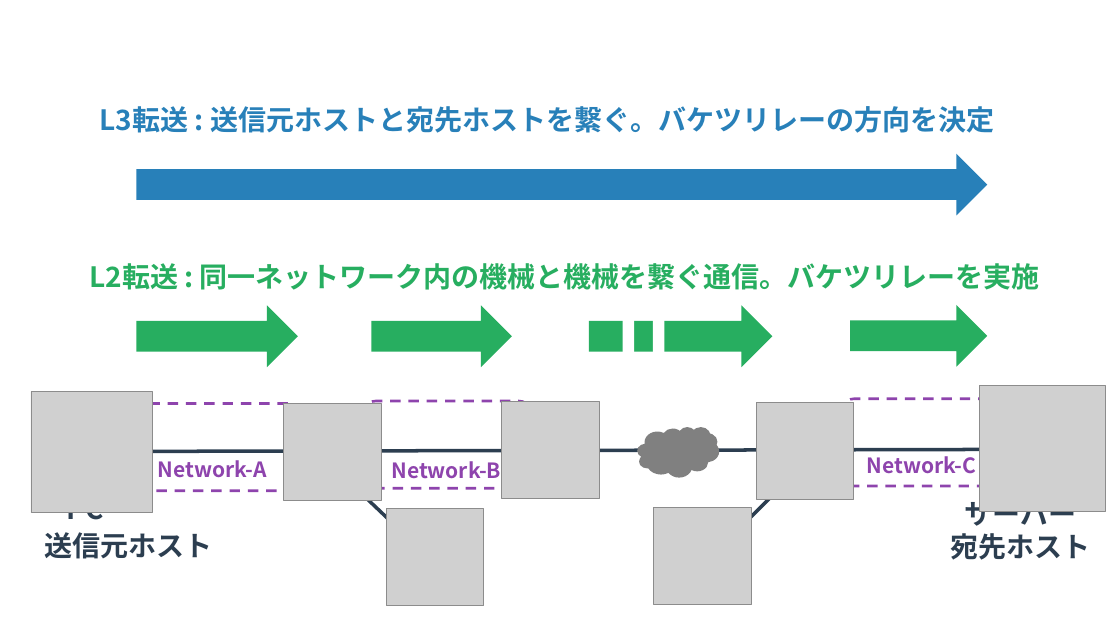
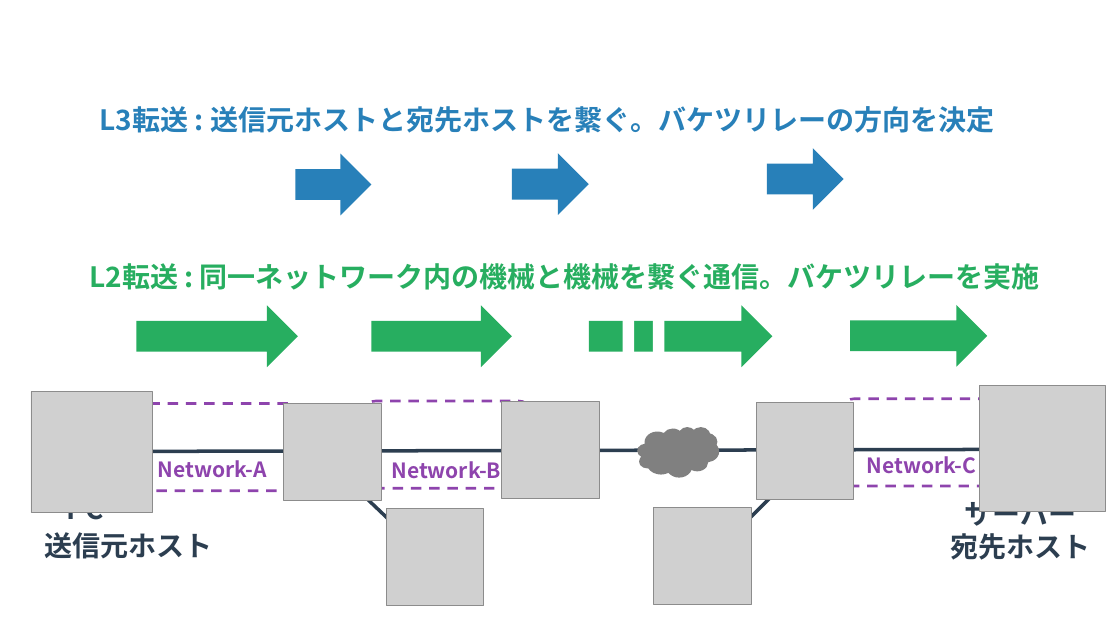
Before and after one commit to yuichi110/www.yuichi.com-network, a slide deck: slide 1 of slides/0025.pptx. Drawn at 1120x630 pixels with LibreOffice and Linux fonts; fonts in the diff are those of the drawing; grey boxes stand for pictures. Boxes give left, top, right and bottom in pixels: in the first picture for what was removed or moved away, otherwise in the second. Text is boxed around its words. In the diff, an @@ line names an element or a change of style, - is before the commit and + after.

```diff
--- a/slides/0025.pptx
+++ b/slides/0025.pptx
@@ right arrow added at (767, 148, 844, 210), fill #2880B9 @@
@@ right arrow: place and size @@
-right arrow at (136, 154, 987, 216)
+right arrow at (296, 154, 371, 216)
@@ right arrow added at (512, 153, 589, 215), fill #2880B9 @@
```
Also in this commit, not shown: 3 other slides changed, 1 slide added, 1 other file.
